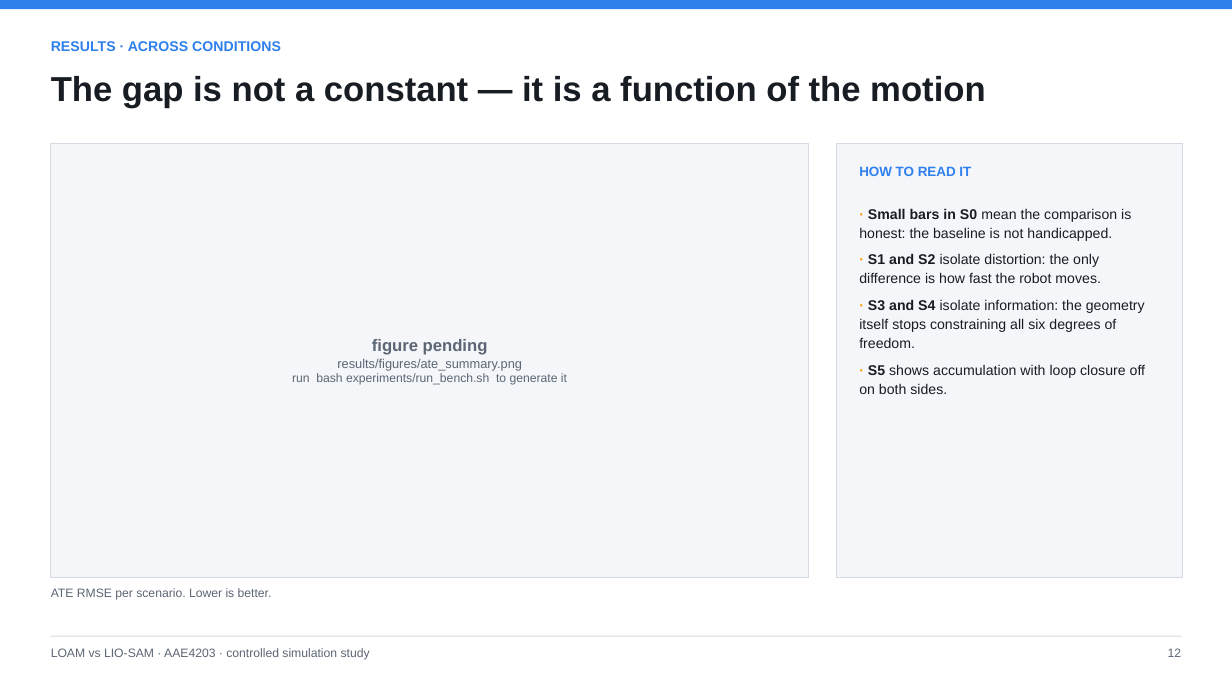
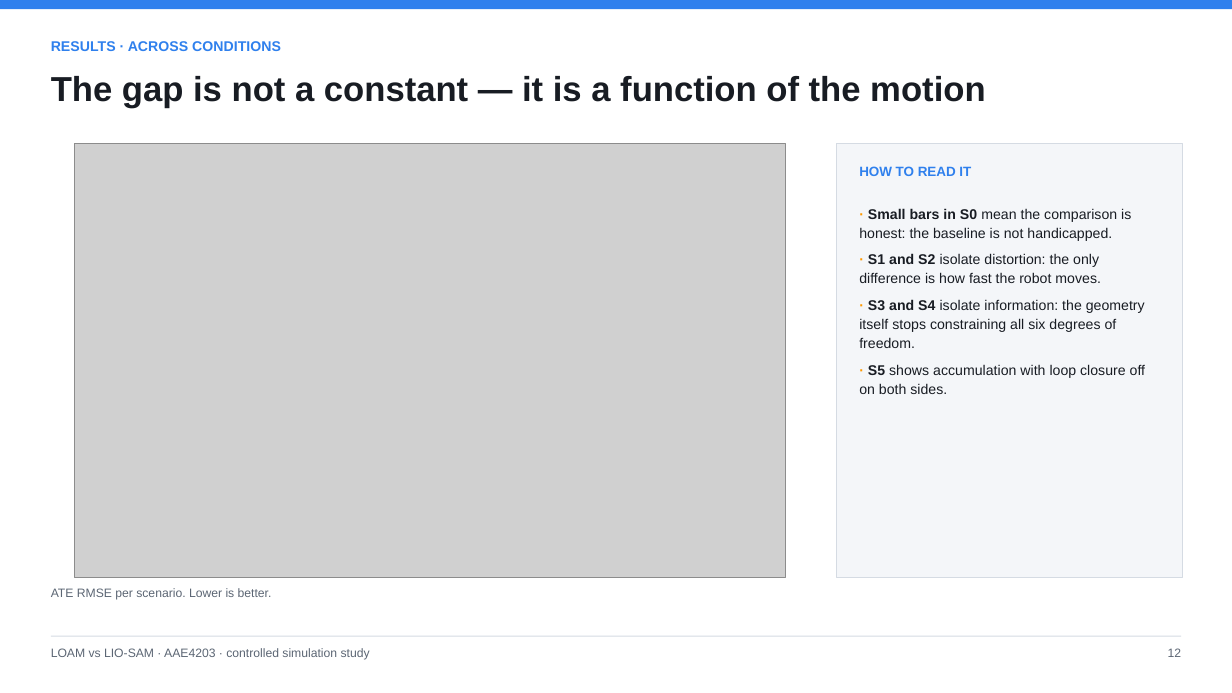
Before and after one commit to broken-pear/AAE4203_LIOSAM_demo, a slide deck: slide 13 of report/LOAM_vs_LIOSAM_comparison.pptx. Drawn at 1232x693 pixels with LibreOffice and Linux fonts; fonts in the diff are those of the drawing; grey boxes stand for pictures. Boxes give left, top, right and bottom in pixels: in the first picture for what was removed or moved away, otherwise in the second. Text is boxed around its words. In the diff, an @@ line names an element or a change of style, - is before the commit and + after.

Commit message:
Build the deck from the measured run, and keep stray files out of the figures
The deck now carries the six-scenario table as measured: 50.6% better on nominal motion, 30.6% on fast yaw, 98.6% in the corridor, 58.6% in the sparse hall, and worse on two scenarios that the summary and closing slides both state.

Two figure problems surfaced once real images were embedded. make_figures globbed every csv under results/raw, so the liosam_rate0.7_backup.csv kept for a rate comparison became a third series - visible as a grey legend entry and a grey bar in the ATE chart that no reader could account for; only <scenario>/<algorithm>.csv is accepted now. And figure() forced images into a fixed box, which either distorted them or left the six-panel overview occupying half the slide; pictures are now fitted to the box by aspect ratio and centred.

The ATE summary chart is redrawn from all_runs.csv at slide proportions, with values annotated only where the bars are tall enough to read them.

```diff
--- a/report/LOAM_vs_LIOSAM_comparison.pptx
+++ b/report/LOAM_vs_LIOSAM_comparison.pptx
@@ rectangle removed at (51, 143, 809, 578) @@
@@ picture added at (74, 143, 785, 578) @@
@@ text removed at (292, 339, 567, 385) @@
-figure pending
-results/figures/ate_summary.png
-run bash experiments/run_bench.sh to generate it
```
Also in this commit, not shown: 5 other slides changed, 3 other files.
